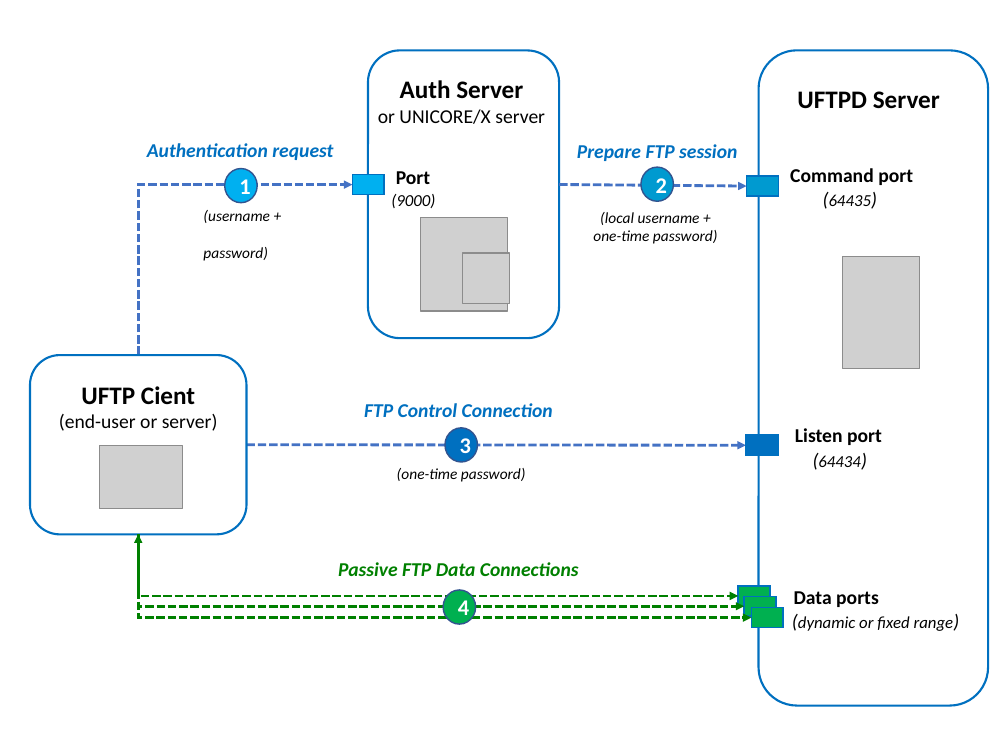
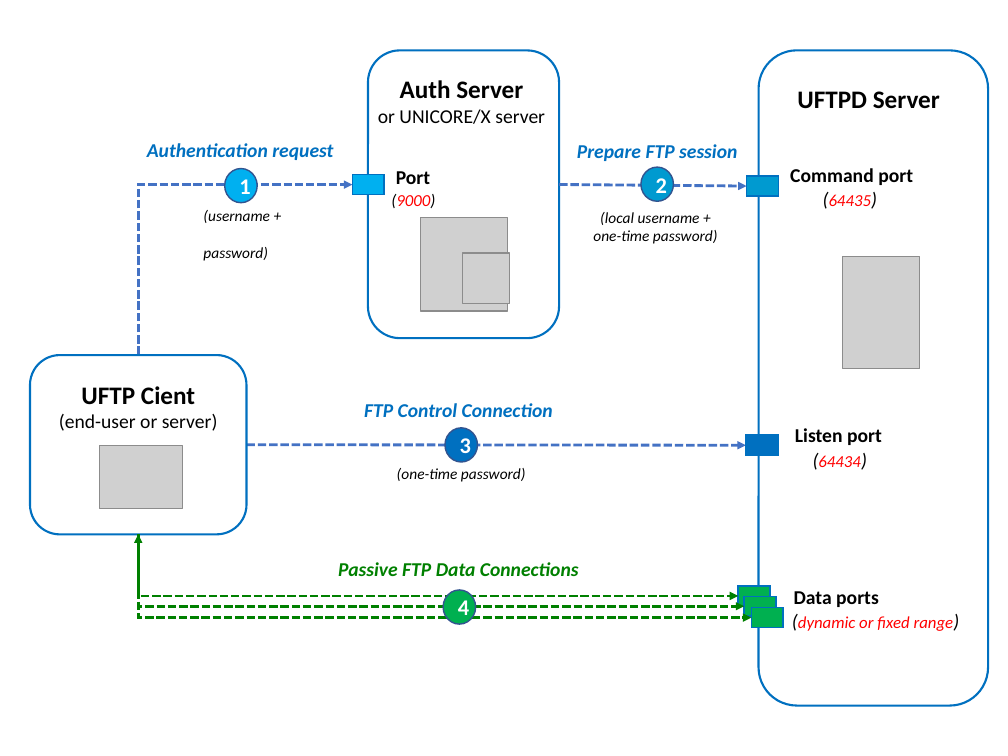
Before and after one commit to UNICORE-EU/uftp-docs, a slide deck: slide 1 of source/_static/test-uftp-setup.pptx. Drawn at 1008x756 pixels with LibreOffice and Linux fonts; fonts in the diff are those of the drawing; grey boxes stand for pictures. Boxes give left, top, right and bottom in pixels: in the first picture for what was removed or moved away, otherwise in the second. Text is boxed around its words. In the diff, an @@ line names an element or a change of style, - is before the commit and + after.

```diff
--- a/source/_static/test-uftp-setup.pptx
+++ b/source/_static/test-uftp-setup.pptx
@@ text "(9000)" at (391, 194, 435, 208): text colour #000000 to #FF0000 in "(9000)" @@
@@ text "(64435)" at (829, 194, 872, 209): text colour #000000 to #FF0000 in "(64435)" @@
@@ text "(64434)" at (818, 455, 861, 467): text colour #000000 to #FF0000 in "(64434)" @@
@@ text "(dynamic or fixed range)" at (798, 616, 954, 631): text colour #000000 to #FF0000 @@
```
Also in this commit, not shown: 2 other files.
